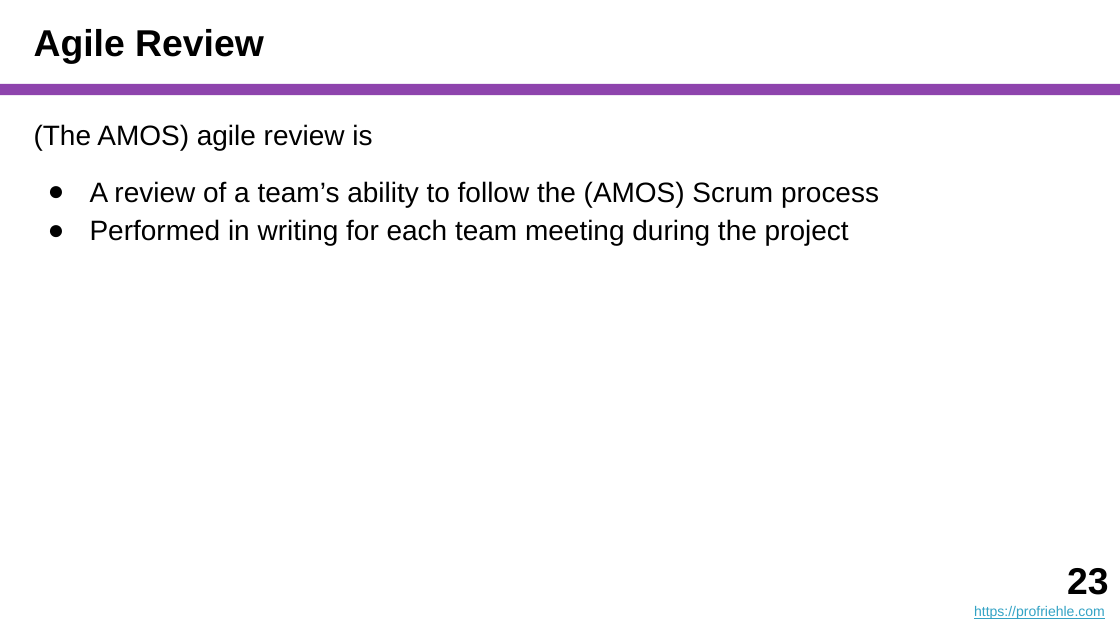
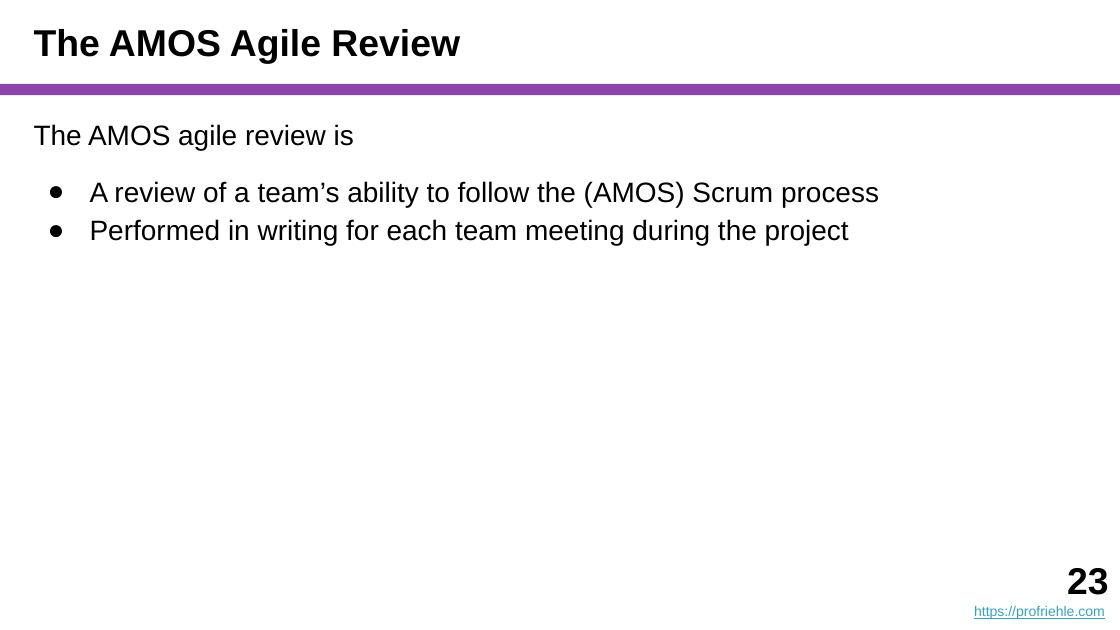
Before and after one commit to dirkriehle/coach-course, a slide deck: slide 23 of Lecture Slides/COACH A02 - The AMOS Coach.pptx. Drawn at 1120x630 pixels with LibreOffice and Linux fonts; fonts in the diff are those of the drawing. Boxes give left, top, right and bottom in pixels: in the first picture for what was removed or moved away, otherwise in the second. Text is boxed around its words. In the diff, an @@ line names an element or a change of style, - is before the commit and + after.

```diff
--- a/Lecture Slides/COACH A02 - The AMOS Coach.pptx
+++ b/Lecture Slides/COACH A02 - The AMOS Coach.pptx
@@ title at box(34, 29, 460, 64): text changed @@
-Agile Review
+The AMOS Agile Review
@@ text at box(34, 124, 354, 150): text changed @@
-(The AMOS) agile review is
+The AMOS agile review is
```
Also in this commit, not shown: 10 other slides changed, 3 other files.
